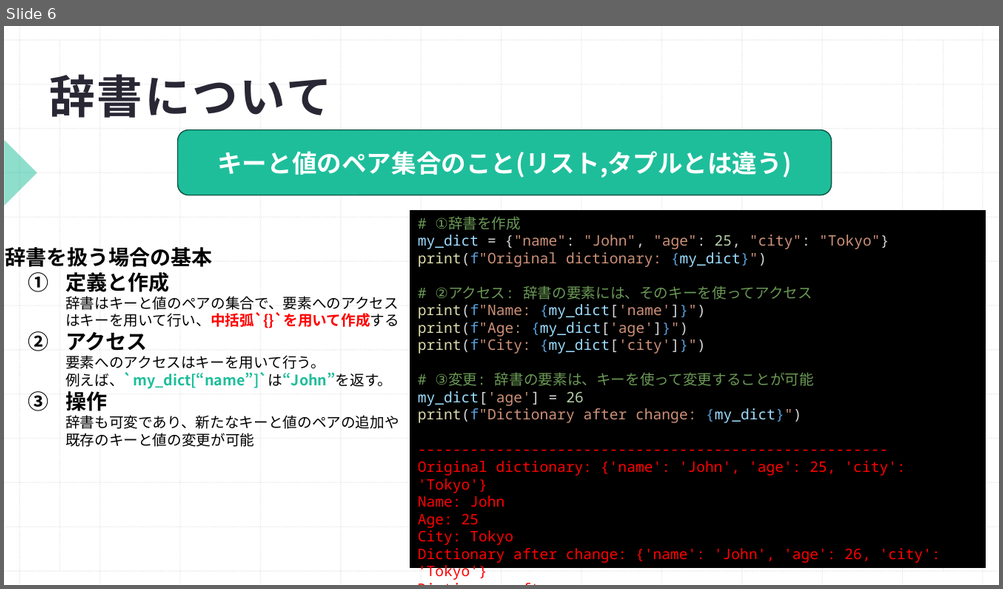
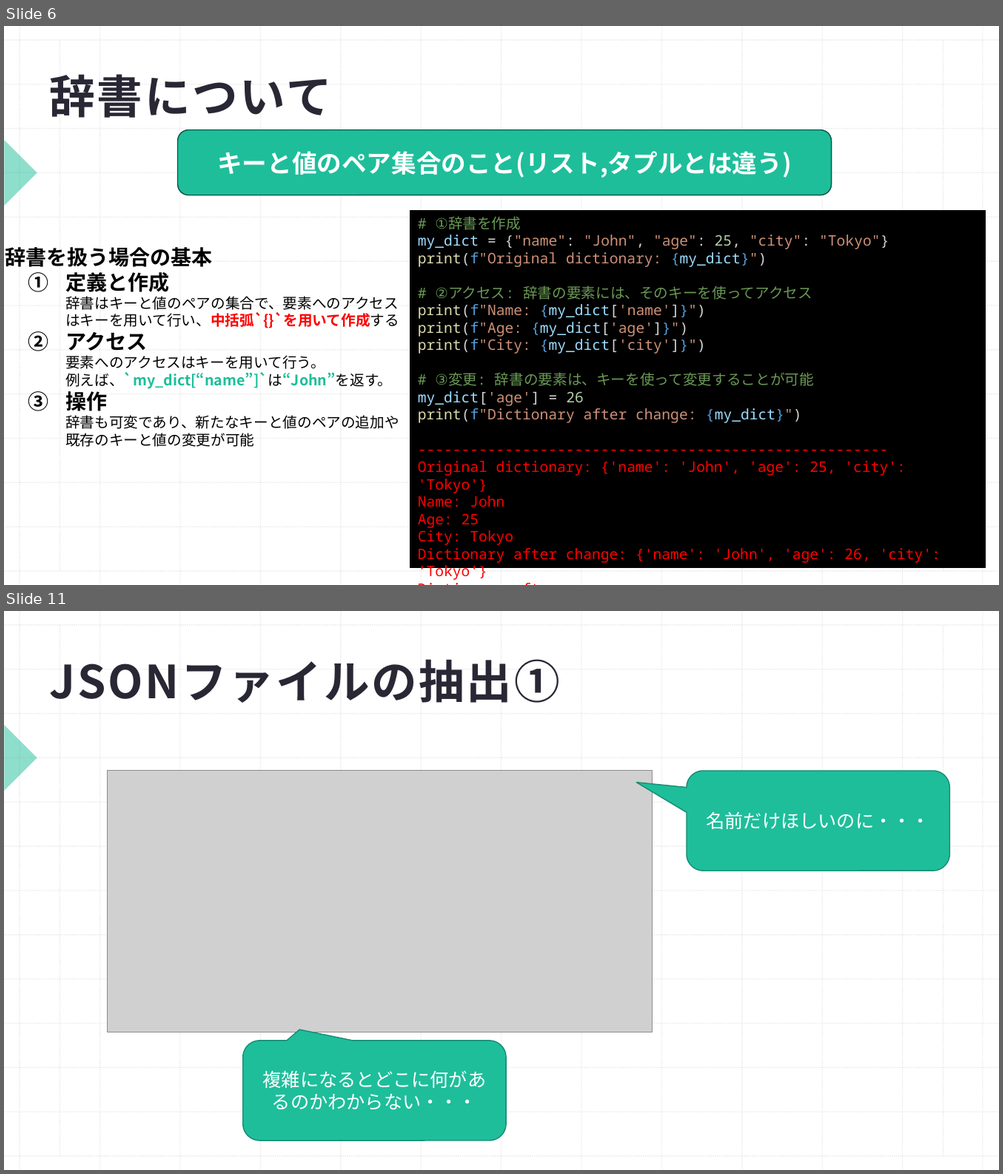
Before and after one commit to Shohei1129/Python_traning, a slide deck: プログラミング勉強会Python編(4.データ構造).pptx. Shown one above the other, each under a label of ours: slide 6 before the commit, slides 6 and 11 after it; the slides between them are not shown. The pictures are 1003x589 and 1003x1174 pixels, drawn with LibreOffice and Linux fonts; fonts in the diff are those of the drawing; grey boxes stand for pictures. Boxes give left, top, right and bottom in pixels: in the first picture for what was removed or moved away, otherwise in the second. Text is boxed around its words. In the diff, an @@ line names an element or a change of style, - is before the commit and + after.

```diff
--- a/プログラミング勉強会Python編(4.データ構造).pptx
+++ b/プログラミング勉強会Python編(4.データ構造).pptx
@@ slide 11 added at box(4, 611, 999, 1170), background #FFFFFF; not listed: 29 template elements that a slide beside it also shows @@
@@ title added at box(50, 659, 560, 703), 44 pt, text #2A2735, bold @@
+JSONファイルの抽出①
@@ picture added at box(108, 771, 652, 1033) @@
@@ rounded speech box added at box(687, 771, 950, 871), fill #1EBE9B, outline #168D73 1 pt, 18 pt, text #FFFFFF @@
+名前だけほしいのに・・・
@@ rounded speech box added at box(243, 1041, 506, 1141), fill #1EBE9B, outline #168D73 1 pt, 18 pt, text #FFFFFF @@
+複雑になるとどこに何があるのかわからない・・・
```
Also in this commit, not shown: 1 slide changed, 9 other slides added.
